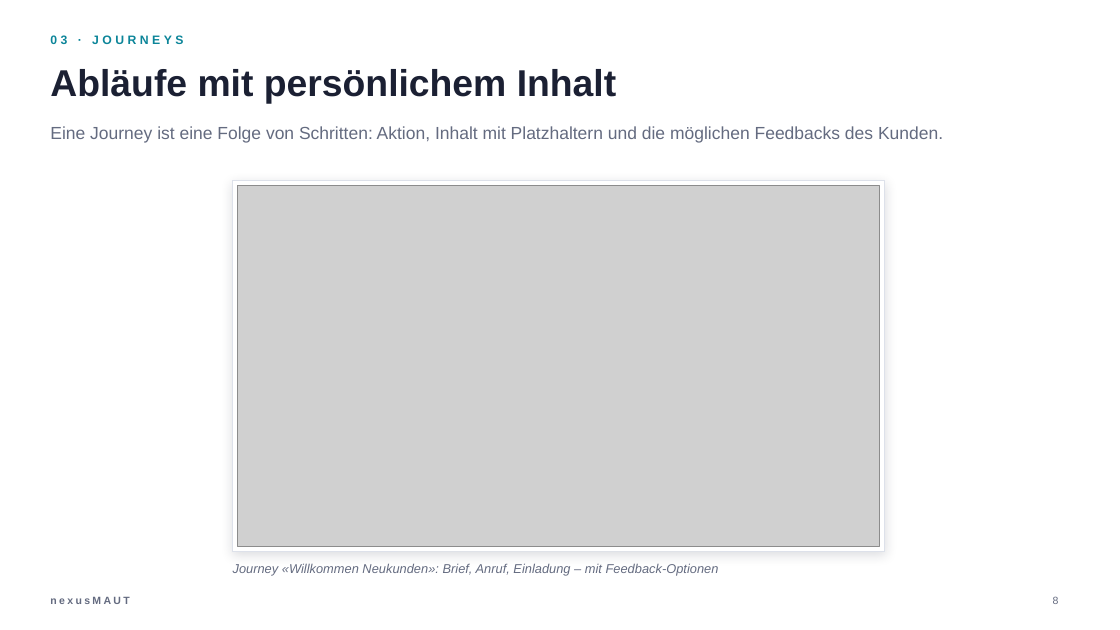
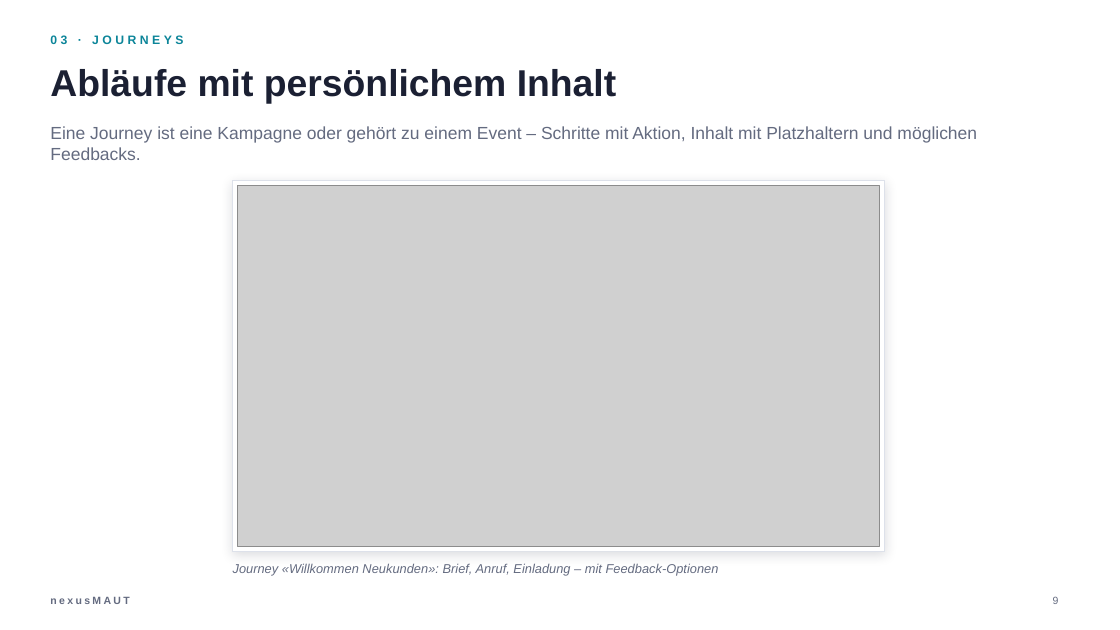
Before and after one commit to horstwurm/nexusMAUT, a slide deck: slide 9 of nexusMAUT-Uebersicht.pptx (slide 8 before the commit). Drawn at 1120x630 pixels with LibreOffice and Linux fonts; fonts in the diff are those of the drawing; grey boxes stand for pictures. Boxes give left, top, right and bottom in pixels: in the first picture for what was removed or moved away, otherwise in the second. Text is boxed around its words. In the diff, an @@ line names an element or a change of style, - is before the commit and + after.

```diff
--- a/nexusMAUT-Uebersicht.pptx
+++ b/nexusMAUT-Uebersicht.pptx
@@ text at <box>50,126,977,160</box>: text changed @@
-Eine Journey ist eine Folge von Schritten: Aktion, Inhalt mit Platzhaltern und die möglichen Feedbacks des Kunden.
+Eine Journey ist eine Kampagne oder gehört zu einem Event – Schritte mit Aktion, Inhalt mit Platzhaltern und möglichen Feedbacks.
```
Also in this commit, not shown: 8 other slides changed, 2 slides added, 58 other files.
